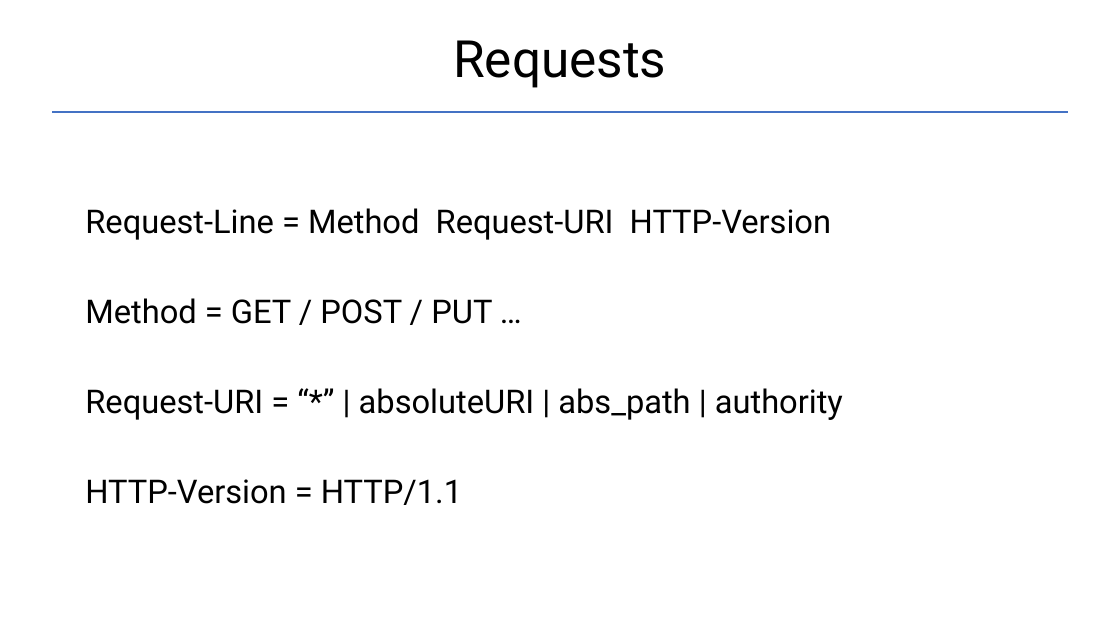
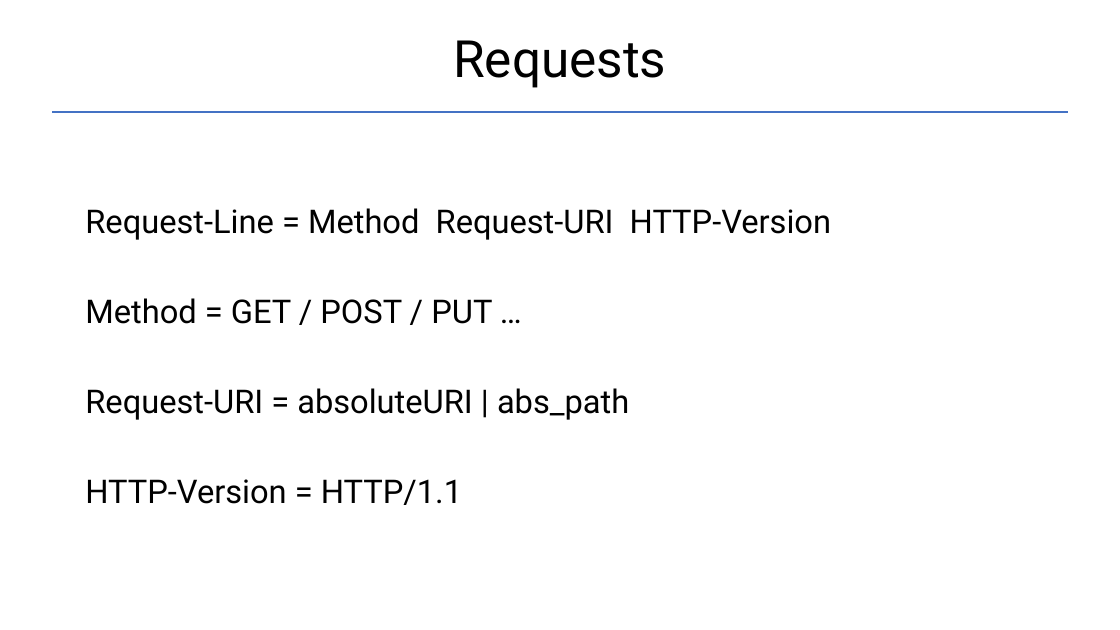
Before and after one commit to Garnik94/Levelup_presentations, a slide deck: slide 10 of Http/Http_presentation.pptx. Drawn at 1120x630 pixels with LibreOffice and Linux fonts; fonts in the diff are those of the drawing. Boxes give left, top, right and bottom in pixels: in the first picture for what was removed or moved away, otherwise in the second. Text is boxed around its words. In the diff, an @@ line names an element or a change of style, - is before the commit and + after.

```diff
--- a/Http/Http_presentation.pptx
+++ b/Http/Http_presentation.pptx
@@ text at box(85, 388, 629, 420): text changed @@
-Request-URI = “*” | absoluteURI | abs_path | authority
+Request-URI = absoluteURI | abs_path
```
Also in this commit, not shown: 4 other slides changed, 1 slide removed, 1 other file.
